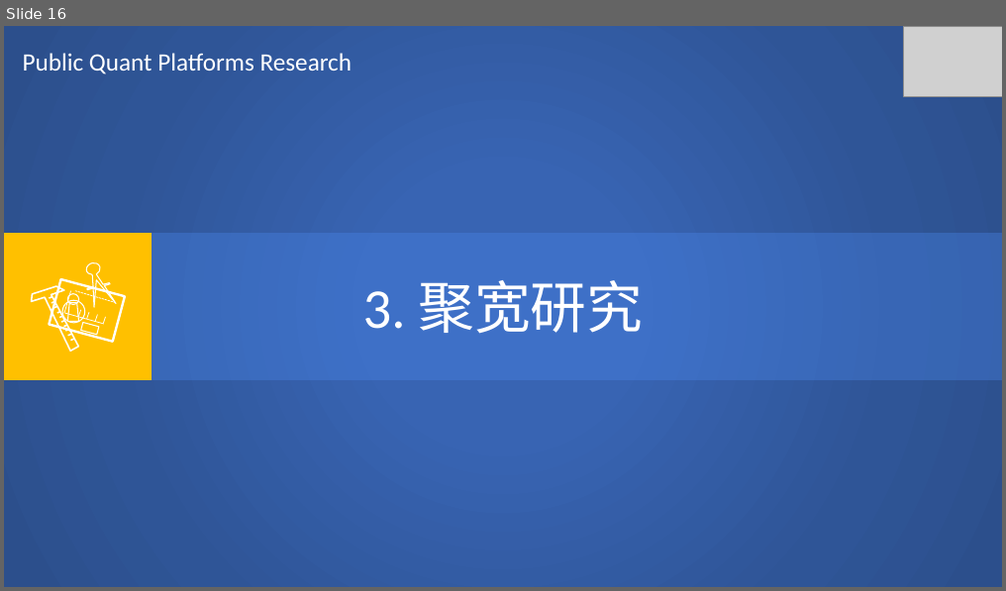
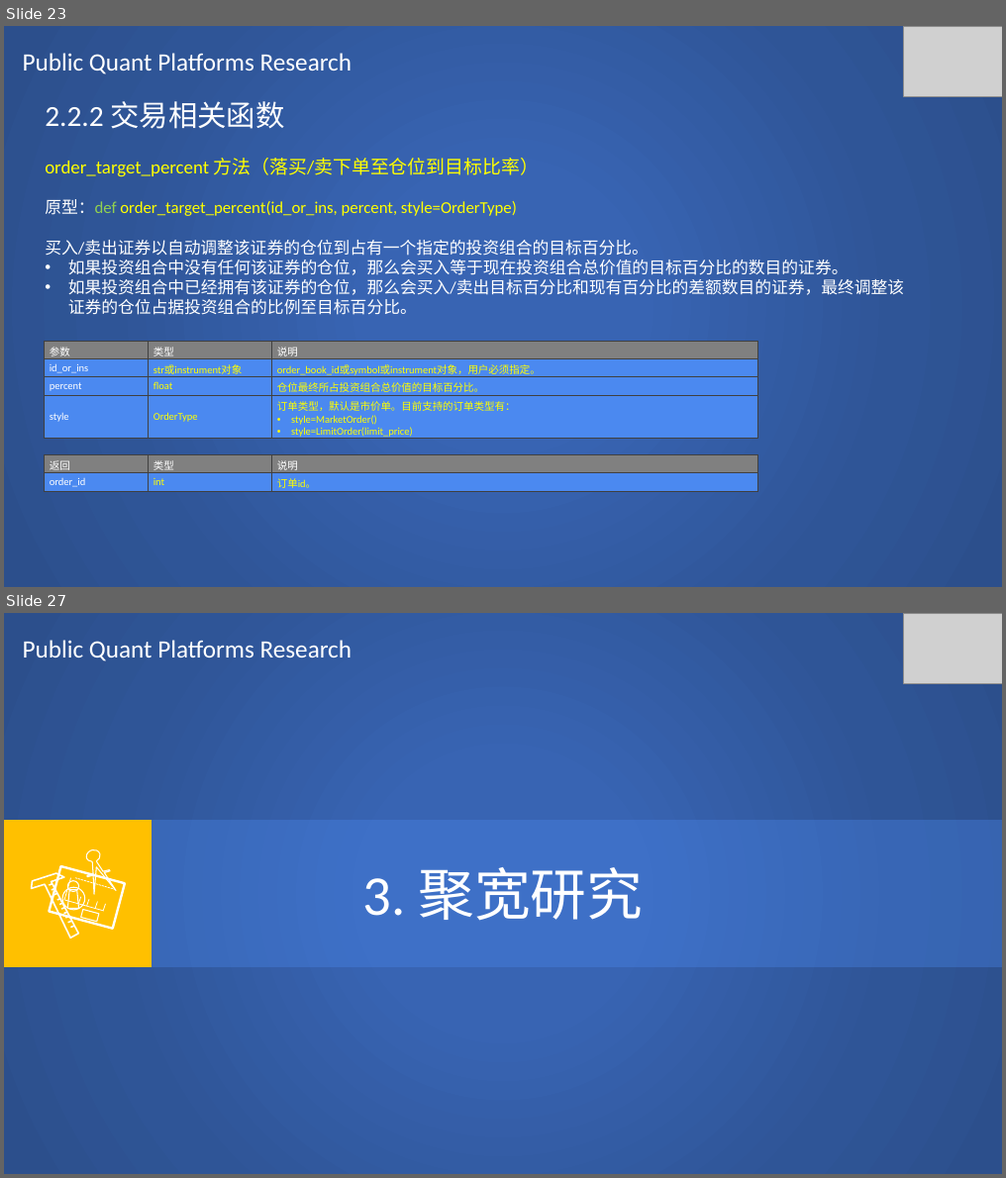
Before and after one commit to SCITLAS/Stellar, a slide deck: Stellar_0.1/documents/public_quant_platforms_research.pptx. Shown one above the other, each under a label of ours: slide 16 before the commit, slides 23 and 27 after it; the slides between them are not shown. The pictures are 1006x591 and 1006x1178 pixels, drawn with LibreOffice and Linux fonts; fonts in the diff are those of the drawing; grey boxes stand for pictures. Boxes give left, top, right and bottom in pixels: in the first picture for what was removed or moved away, otherwise in the second. Text is boxed around its words. In the diff, an @@ line names an element or a change of style, - is before the commit and + after.

Commit message:
RiceQuant research 10% done

```diff
--- a/Stellar_0.1/documents/public_quant_platforms_research.pptx
+++ b/Stellar_0.1/documents/public_quant_platforms_research.pptx
@@ slide 23 added at [4, 26, 1002, 587], background #FFFFFF @@
@@ rectangle added at [4, 26, 1002, 587], fill gradient #3864B3 to #2F5597 to #2C4F8C @@
@@ text added at [23, 53, 351, 75], 24 pt, text #FFFFFF @@
+Public Quant Platforms Research
@@ picture added at [903, 26, 1002, 96] @@
@@ text added at [45, 101, 904, 315], 16 pt, text #FFFFFF @@
+2.2.2 交易相关函数
+order_target_percent 方法（落买/卖下单至仓位到目标比率）
+原型：def order_target_percent(id_or_ins, percent, style=OrderType)
+买入/卖出证券以自动调整该证券的仓位到占有一个指定的投资组合的目标百分比。
+• 如果投资组合中没有任何该证券的仓位，那么会买入等于现在投资组合总价值的目标百分比的数目的证券。
+• 如果投资组合中已经拥有该证券的仓位，那么会买入/卖出目标百分比和现有百分比的差额数目的证券，最终调整该证券的仓位占据投资组合的比例至目标百分比。
@@ table added at [44, 341, 758, 443], 4 rows, 3 columns @@
+参数 | 类型 | 说明
+id_or_ins | str或instrument对象 | order_book_id或symbol或instrument对象，用户必须指定。
+percent | float | 仓位最终所占投资组合总价值的目标百分比。
+style | OrderType | 订单类型，默认是市价单。目前支持的订单类型有： / style=MarketOrder() / style=LimitOrder(limit_price)
@@ table added at [44, 456, 758, 492], 2 rows, 3 columns @@
+返回 | 类型 | 说明
+order_id | int | 订单id。
@@ what was slide 16 is now slide 27 @@
```
Also in this commit, not shown: 2 slides changed, 10 other slides added.
